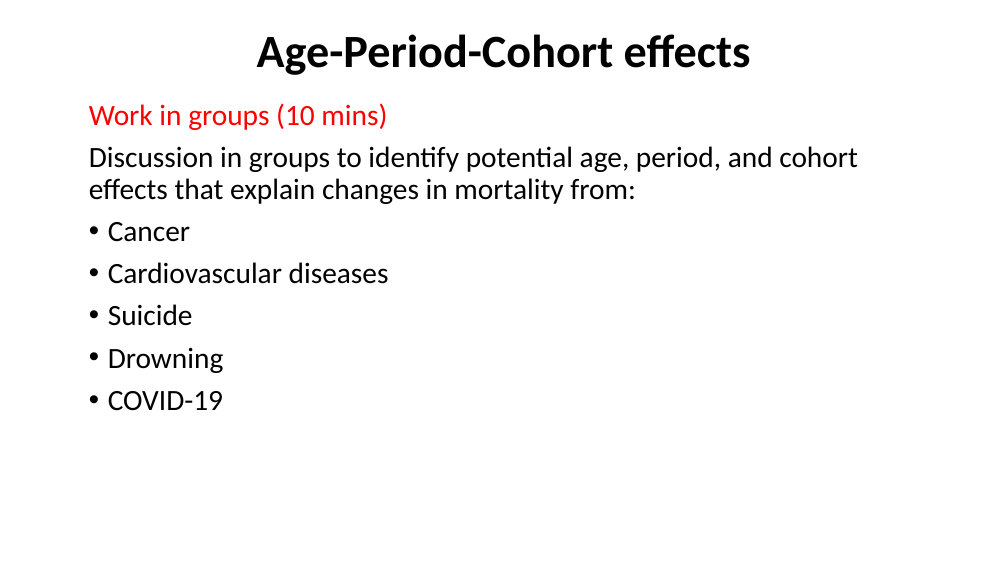
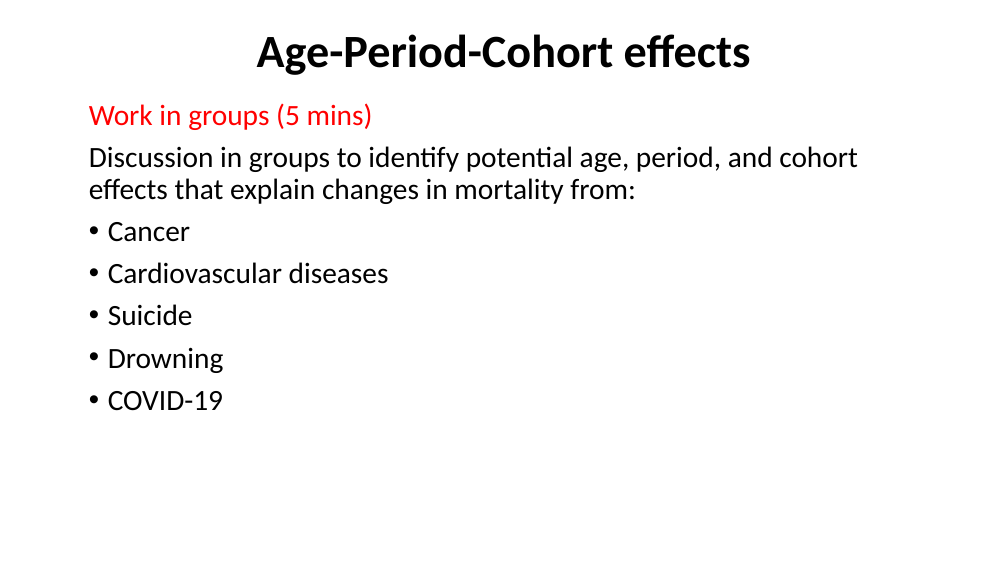
Before and after one commit to kikeacosta/edsd23_apc, a slide deck: slide 11 of slides/02_visual_APC.pptx. Drawn at 1008x567 pixels with LibreOffice and Linux fonts; fonts in the diff are those of the drawing. Boxes give left, top, right and bottom in pixels: in the first picture for what was removed or moved away, otherwise in the second. Text is boxed around its words. In the diff, an @@ line names an element or a change of style, - is before the commit and + after.

```diff
--- a/slides/02_visual_APC.pptx
+++ b/slides/02_visual_APC.pptx
@@ text at [89, 103, 373, 130]: text changed @@
-Work in groups (10 mins)
+Work in groups (5 mins)
```
Also in this commit, not shown: 1 other slide changed, 3 other files.
